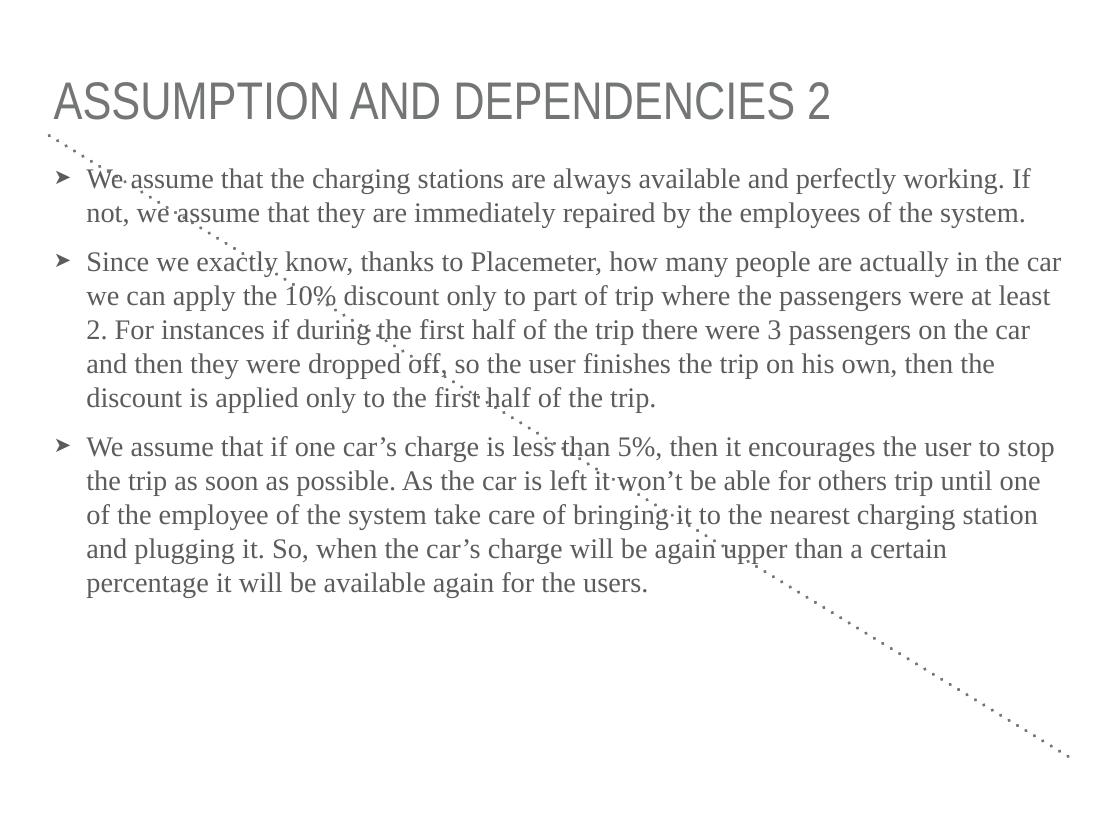
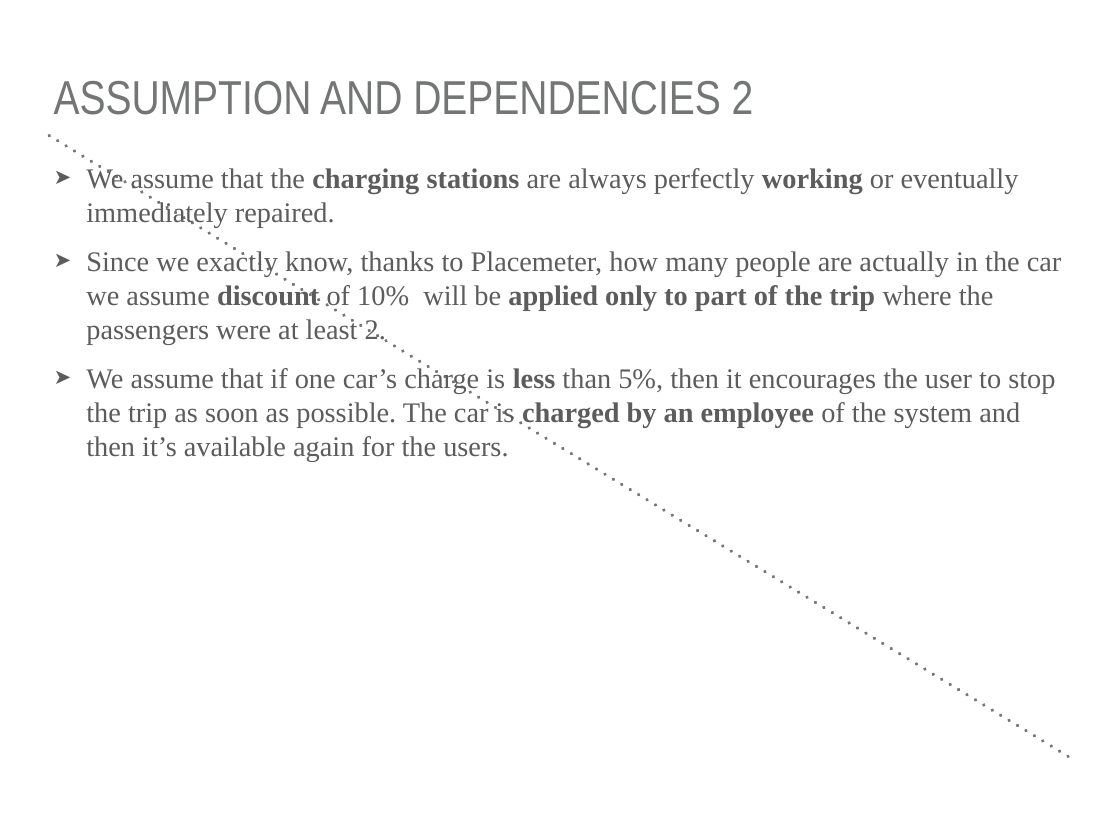
Before and after one commit to sim-ulia/ingSoft2016-2017, a slide deck: slide 6 of RASD/Presentiation/RASD presentation.pptx. Drawn at 1120x840 pixels with LibreOffice and Linux fonts; fonts in the diff are those of the drawing. Boxes give left, top, right and bottom in pixels: in the first picture for what was removed or moved away, otherwise in the second. Text is boxed around its words. In the diff, an @@ line names an element or a change of style, - is before the commit and + after.

```diff
--- a/RASD/Presentiation/RASD presentation.pptx
+++ b/RASD/Presentiation/RASD presentation.pptx
@@ title "ASSUMPTION AND DEPENDENCIES 2" at box(54, 81, 754, 115): size 48.4 to 43.5 pt @@
@@ text at box(86, 166, 1062, 461): text changed @@
-➤ We assume that the charging stations are always available and perfectly working. If not, we assume that they are immediately repaired by the employees of the system.
-➤ Since we exactly know, thanks to Placemeter, how many people are actually in the car we can apply the 10% discount only to part of trip where the passengers were at least 2. For instances if during the first half of the trip there were 3 passengers on the car and then they were dropped off, so the user finishes the trip on his own, then the discount is applied only to the first half of the trip.
-➤ We assume that if one car’s charge is less than 5%, then it encourages the user to stop the trip as soon as possible. As the car is left it won’t be able for others trip until one of the employee of the system take care of bringing it to the nearest charging station and plugging it. So, when the car’s charge will be again upper than a certain percentage it will be available again for the users.
+➤ We assume that the charging stations are always perfectly working or eventually immediately repaired.
+➤ Since we exactly know, thanks to Placemeter, how many people are actually in the car we assume discount of 10% will be applied only to part of the trip where the passengers were at least 2.
+➤ We assume that if one car’s charge is less than 5%, then it encourages the user to stop the trip as soon as possible. The car is charged by an employee of the system and then it’s available again for the users.
```
Also in this commit, not shown: 17 other slides changed.
